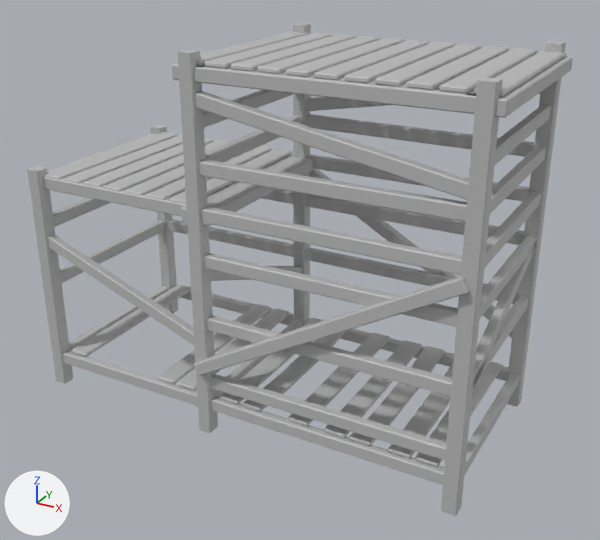
A saved change to the FBX model Assets/Art/Models/Scaffold_Doublefbx.fbx.
Before and after are seen from a 50 mm camera at (3.02, -5.26, 3.78) aimed at (0.15, -0.05, 1.18). Arrows for +X, +Y and +Z are at lower left; the lights stay in place. Where no turn or scale is listed for an object, it has been applied to the vertices. Vertices at the same position are counted once.

Objects in the first picture: 'TreasureChest_0002:TreasureChest_0002:polySurface1005'.
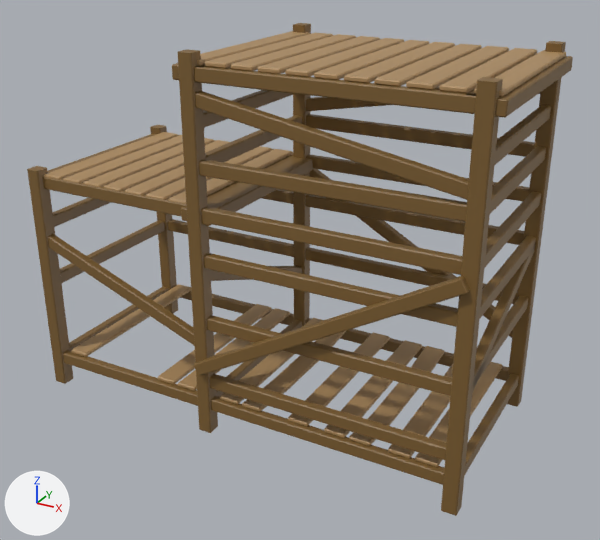
What changed in the scene script:
```text
Add mat_fence_wood:
    mat_fence_wood = principled_material('Fence_wood')
    mat_fence_wood.base_color = (0.212, 0.118, 0.0313)  # brown #7f6031
Add mat_fence_wood2:
    mat_fence_wood2 = principled_material('Fence_wood2')
    mat_fence_wood2.base_color = (0.416, 0.254, 0.106)  # brown #ad8a5c
Change me_mesh:
    where me_mesh.from_pydata(...)  # 1960 vertices, 2100 faces; spans x -1.84..1.84, y -0.87..0.87, z -0.01..2.91
    used by ob_treasurechest_0002_treasurechest_0002_polysurface1005; location = (0.0, 0.0, 0.008)
    me_mesh part 1: 707 of the faces centred in x -1.84..-0.15, y -0.86..0.86, z -0.01..2.91 switch from mat_lambert1 (grey #bcbcbc) to mat_fence_wood (brown #7f6031)
    me_mesh part 2: 537 of the faces centred in x 0.68..1.84, y -0.87..0.87, z -0.01..2.91 switch from mat_lambert1 (grey #bcbcbc) to mat_fence_wood (brown #7f6031)
    me_mesh part 3: 388 of the faces centred in x -1.67..1.61, y -0.77..0.76, z 0.25..0.33 switch from mat_lambert1 (grey #bcbcbc) to mat_fence_wood2 (brown #ad8a5c)
    me_mesh part 4: 187 of the faces centred in x -0.36..1.8, y 0.0..0.77, z 2.82..2.85 switch from mat_lambert1 (grey #bcbcbc) to mat_fence_wood2 (brown #ad8a5c)
    me_mesh part 5: 119 of the faces centred in x -1.73..-0.36, y -0.77..0.0, z 1.82..1.86 switch from mat_lambert1 (grey #bcbcbc) to mat_fence_wood2 (brown #ad8a5c)
    me_mesh part 6: 99 of the faces centred in x -0.36..1.8, y -0.77..-0.76, z 2.82..2.85 switch from mat_lambert1 (grey #bcbcbc) to mat_fence_wood2 (brown #ad8a5c)
```

Where the change shows, as pixel boxes (x1, y1, x2, y2) in the pictures (600 x 540 px):
part 1 of me_mesh, recoloured (grey to brown): (27, 23, 314, 433) in both
part 2 of me_mesh, recoloured (grey to brown): (194, 41, 573, 516) in both
part 3 of me_mesh, recoloured (grey to brown): (72, 284, 503, 467) in both
part 4 of me_mesh, recoloured (grey to brown): (198, 31, 566, 96) in both
part 5 of me_mesh, recoloured (grey to brown): (44, 132, 292, 204) in both
part 6 of me_mesh, recoloured (grey to brown): (197, 60, 504, 97) in both
